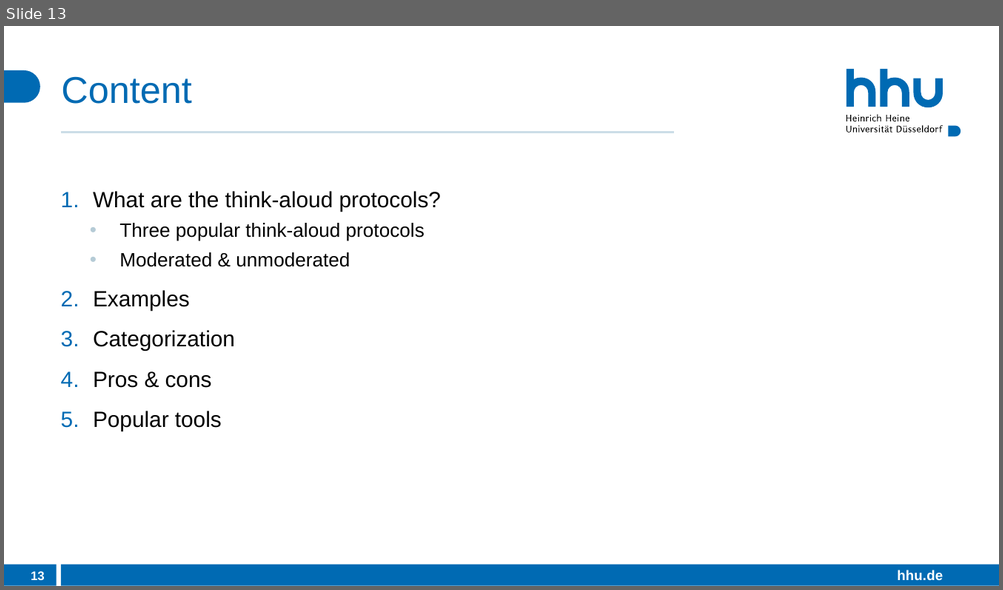
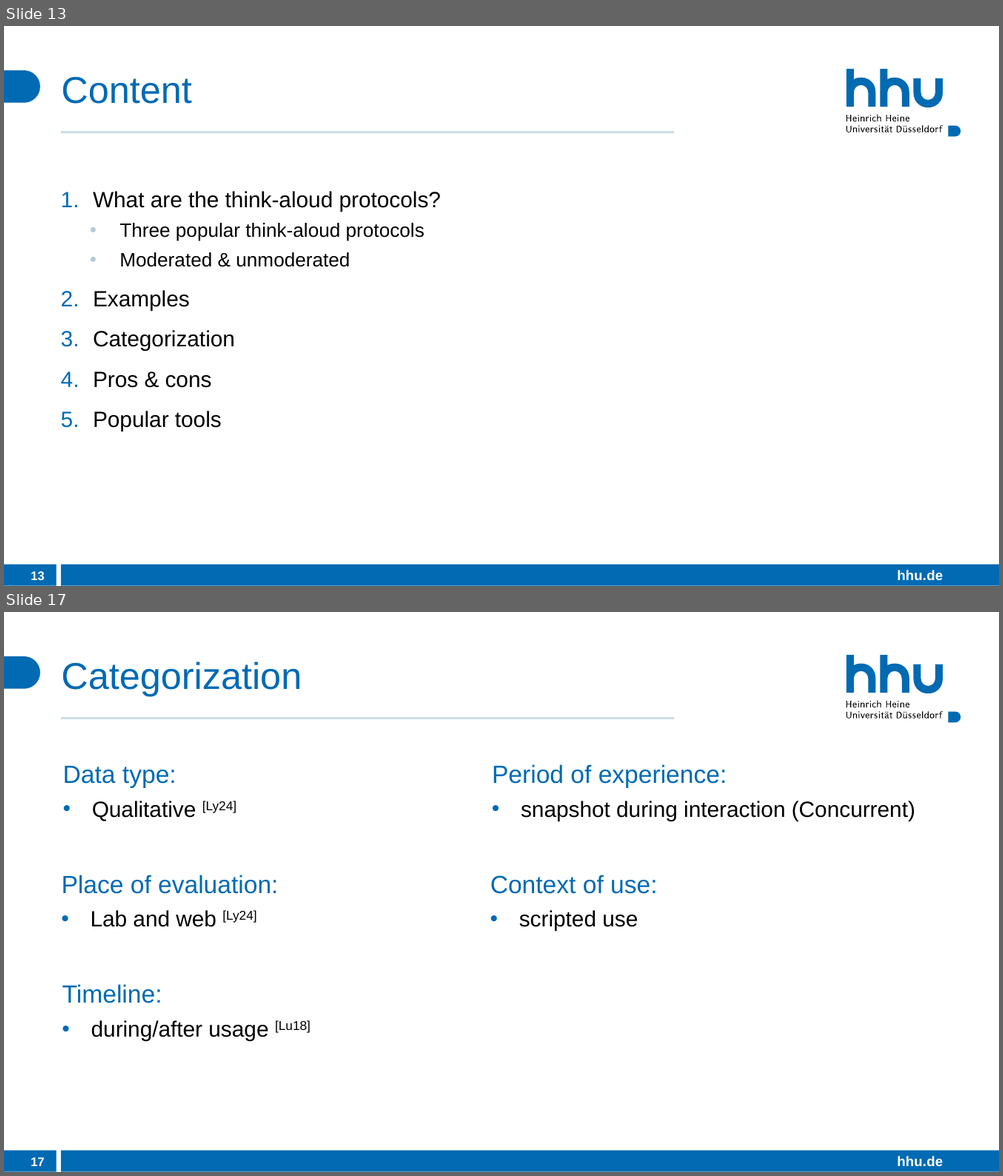
Before and after one commit to DerHyper/User-Experience-UX-Design-and-Management, a slide deck: Praesentation.pptx. Shown one above the other, each under a label of ours: slide 13 before the commit, slides 13 and 17 after it; the slides between them are not shown. The pictures are 1003x590 and 1003x1176 pixels, drawn with LibreOffice and Linux fonts; fonts in the diff are those of the drawing. Boxes give left, top, right and bottom in pixels: in the first picture for what was removed or moved away, otherwise in the second. Text is boxed around its words. In the diff, an @@ line names an element or a change of style, - is before the commit and + after.

```diff
--- a/Praesentation.pptx
+++ b/Praesentation.pptx
@@ slide 17 added at bbox=[4, 612, 999, 1172], background #FFFFFF; not listed: 26 template elements that a slide beside it also shows @@
@@ title added at bbox=[61, 662, 301, 696], 27 pt, text #006AB3 @@
+Categorization
@@ text added at bbox=[63, 766, 176, 788], 18 pt, text #006AB3 @@
+Data type:
@@ text added at bbox=[492, 764, 727, 788], 18 pt, text #006AB3 @@
+Period of experience:
@@ text added at bbox=[92, 801, 236, 821], 16 pt, text #000000 @@
+• Qualitative [Ly24]
@@ text added at bbox=[521, 801, 915, 821], 16 pt, text #000000 @@
+• snapshot during interaction (Concurrent)
@@ text added at bbox=[62, 875, 278, 894], 18 pt, text #006AB3 @@
+Place of evaluation:
@@ text added at bbox=[490, 875, 657, 894], 18 pt, text #006AB3 @@
+Context of use:
@@ text added at bbox=[91, 910, 256, 927], 16 pt, text #000000 @@
+• Lab and web [Ly24]
@@ text added at bbox=[519, 910, 637, 931], 16 pt, text #000000 @@
+• scripted use
@@ text added at bbox=[62, 984, 162, 1003], 18 pt, text #006AB3 @@
+Timeline:
@@ text added at bbox=[91, 1020, 310, 1041], 16 pt, text #000000 @@
+• during/after usage [Lu18]
@@ page number added at bbox=[31, 1157, 45, 1166], 9 pt, text #FFFFFF, bold @@
+17
```
Also in this commit, not shown: 2 slides changed, 2 other slides added, 25 slides removed.
